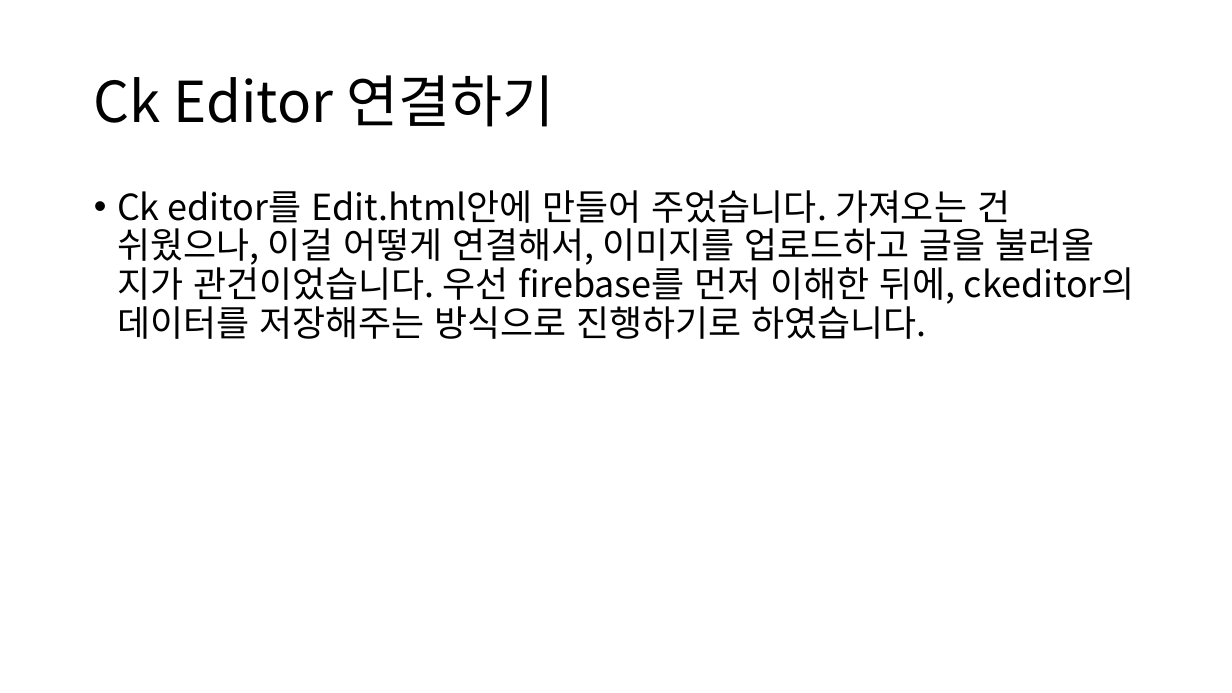
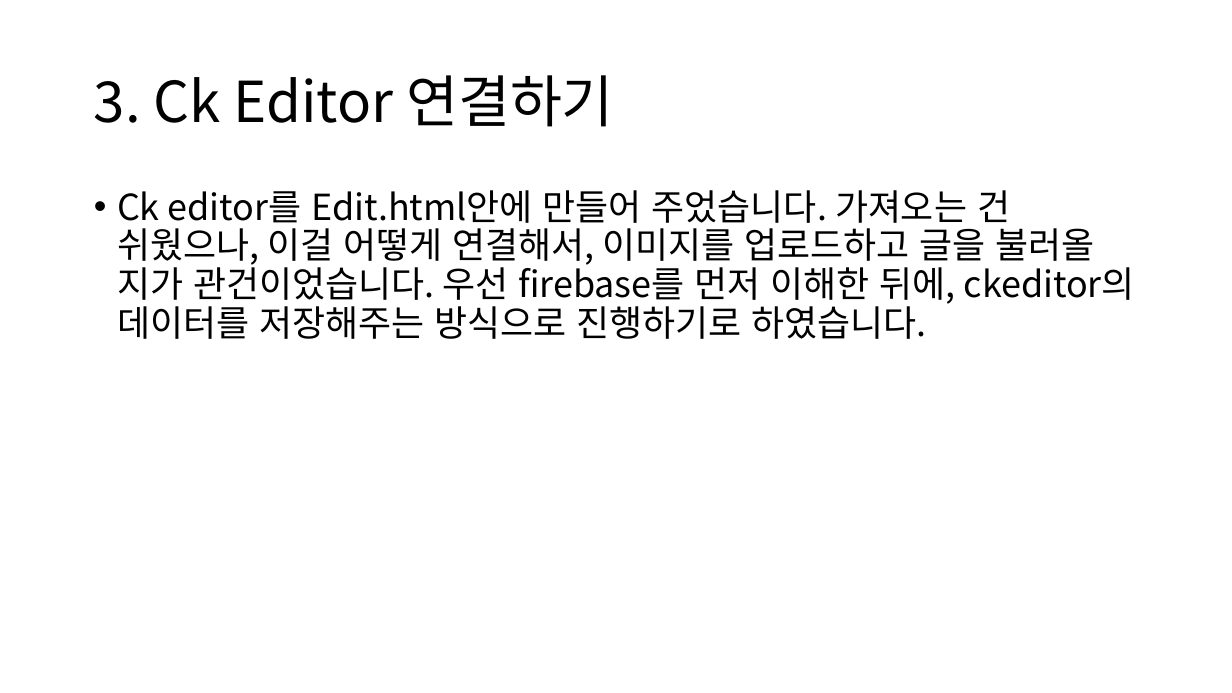
Before and after one commit to scarletbreeze/17-1_semester_webprogramming, a slide deck: slide 4 of webdiary만들기/웹프로그래밍과제.pptx. Drawn at 1232x693 pixels with LibreOffice and Linux fonts; fonts in the diff are those of the drawing. Boxes give left, top, right and bottom in pixels: in the first picture for what was removed or moved away, otherwise in the second. Text is boxed around its words. In the diff, an @@ line names an element or a change of style, - is before the commit and + after.

```diff
--- a/webdiary만들기/웹프로그래밍과제.pptx
+++ b/webdiary만들기/웹프로그래밍과제.pptx
@@ title at (94, 75, 614, 127): text changed @@
-Ck Editor 연결하기
+3. Ck Editor 연결하기
```
Also in this commit, not shown: 3 other slides changed, 5 slides added, 5 other files.
